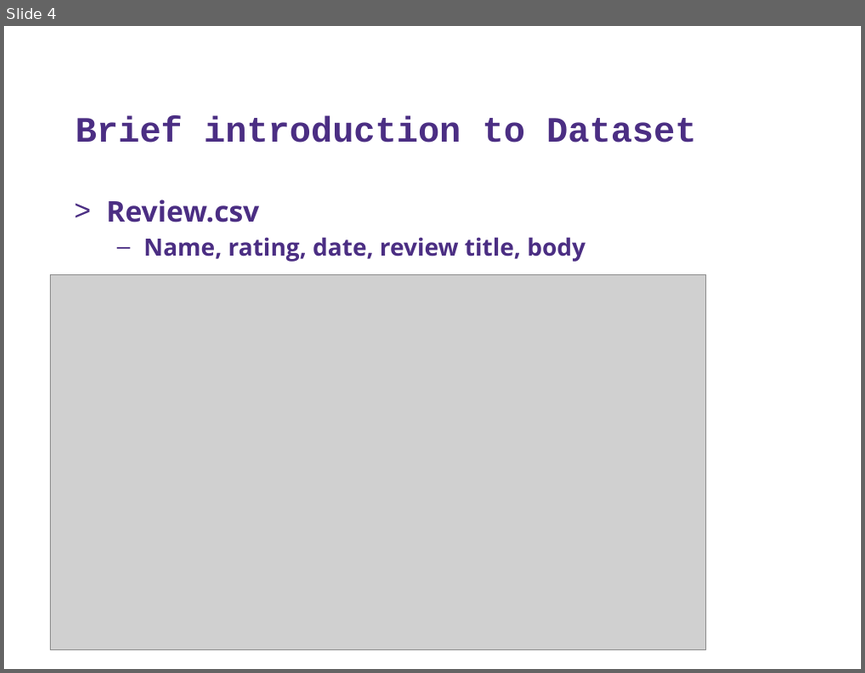
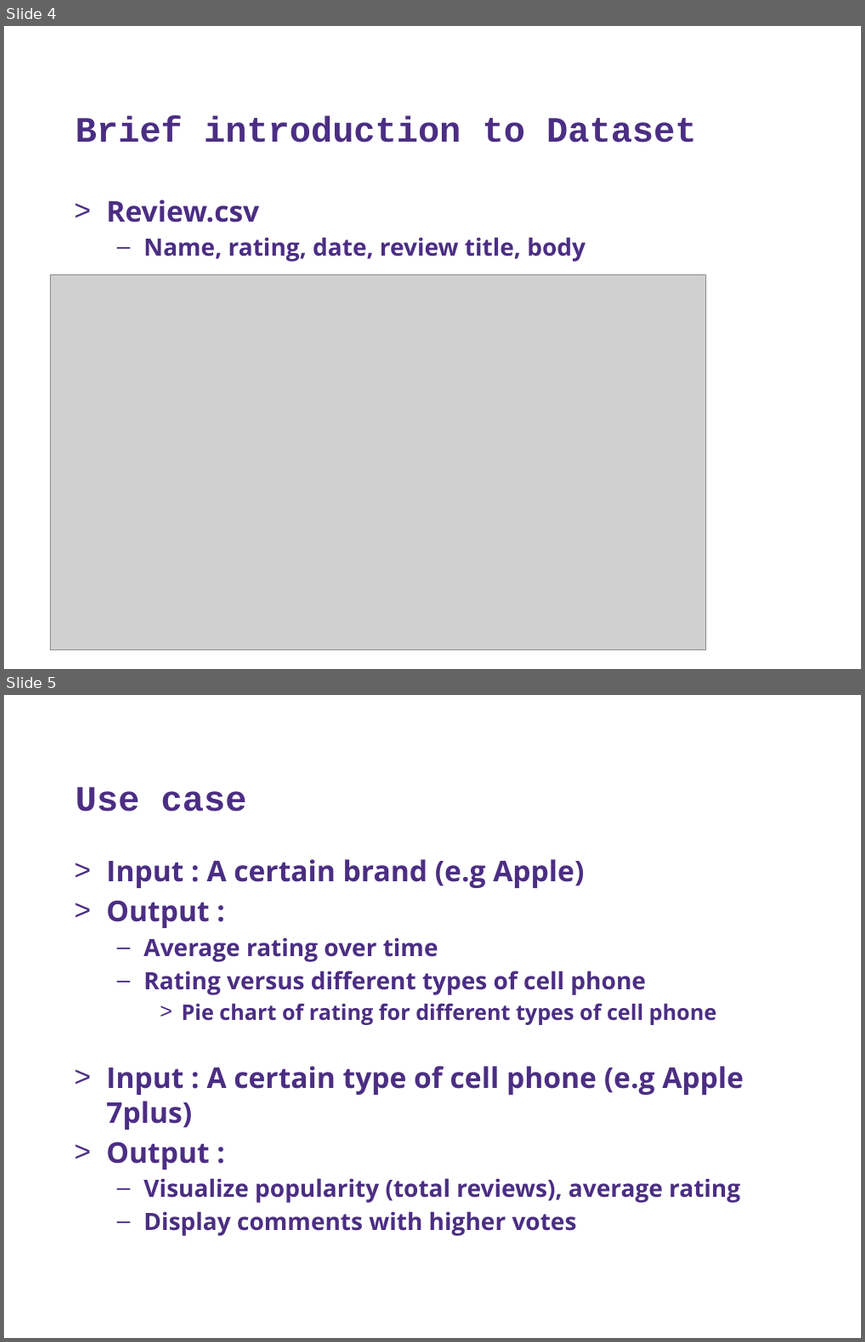
Before and after one commit to cycnc35/AMZ-Cellphone-Review, a slide deck: technologies_reviews.pptx. Shown one above the other, each under a label of ours: slide 4 before the commit, slides 4 and 5 after it. The pictures are 865x673 and 865x1342 pixels, drawn with LibreOffice and Linux fonts; fonts in the diff are those of the drawing; grey boxes stand for pictures; background and template pictures are left out. Boxes give left, top, right and bottom in pixels: in the first picture for what was removed or moved away, otherwise in the second. Text is boxed around its words. In the diff, an @@ line names an element or a change of style, - is before the commit and + after.

```diff
--- a/technologies_reviews.pptx
+++ b/technologies_reviews.pptx
@@ slide 5 added at <box>4,695,861,1338</box>, background #FFFFFF @@
@@ title added at <box>75,787,247,811</box>, 30 pt, text #4B2E83, bold @@
+Use case
@@ text added at <box>106,859,744,1236</box>, 20 pt, text #4B2E83, bold @@
+> Input : A certain brand (e.g Apple)
+> Output :
+  – Average rating over time
+  – Rating versus different types of cell phone
+    > Pie chart of rating for different types of cell phone
+> Input : A certain type of cell phone (e.g Apple 7plus)
+> Output :
+  – Visualize popularity (total reviews), average rating
+  – Display comments with higher votes
```
Also in this commit, not shown: 3 slides changed, 1 other slide added, 1 slide removed.
